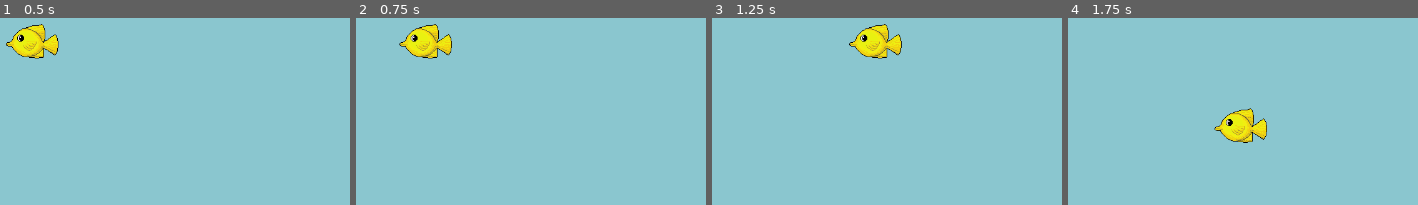
Above: before the commit, frames 1-4 (left to right).
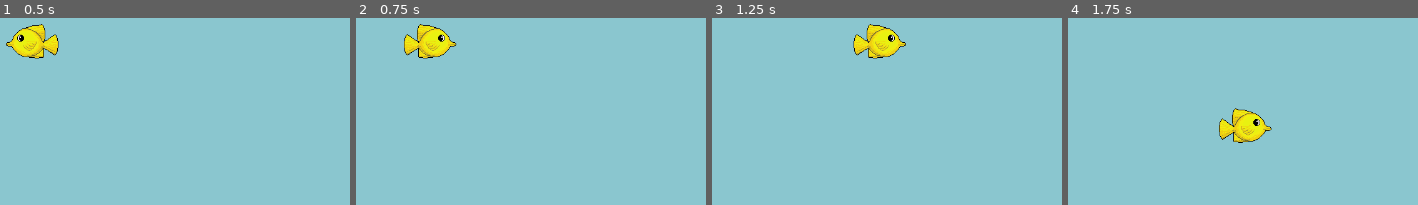
Above: after the commit, the same moments.

Repository: halldorr/FishAttack
Game: Godot game, scene res://scenes/game.tscn
The game is run twice, just before and just after one commit, with the same random seed, the same clock (stepped at 60 frames per second) and the same inputs.
Inputs:
- Up to frame 1 (0.5 s): no input
- Up to frame 2 (0.75 s): tap Enter at 0.5 s; hold D (Right) from 0.53 s (still down)
- Up to frame 3 (1.25 s): keep holding D (Right)
- Up to frame 4 (1.75 s): release D (Right) at 1.28 s; hold S (Down) from 1.28 s (still down)

Frame 1 is identical in both runs. In frame 2, 1.4% of the frame differs, in the area x 12-29%, y 3-22%; in frame 3, 1.4%; in frame 4, 1.4%.

Commit message:
Update player script

Diff:
--- a/scenes/player.tscn
+++ b/scenes/player.tscn
@@ -1,14 +1,41 @@
 [gd_scene load_steps=4 format=3 uid="uid://wwboydmgewld"]
 
-[ext_resource type="Script" path="res://scenes/player.gd" id="1_dv1sn"]
 [ext_resource type="Texture2D" uid="uid://cfsjov4qc0jha" path="res://assets/fishy.png" id="1_mqhwa"]
+
+[sub_resource type="GDScript" id="GDScript_pb0uk"]
+script/source = "extends CharacterBody2D
+
+var speed = 300
+
+func _physics_process(_delta):
+	velocity = Vector2(0, 0)
+
+	if Input.is_action_pressed(\"Right\"):
+		$Sprite2D.flip_h = true
+		velocity.x = speed
+
+	if Input.is_action_pressed(\"Left\"):
+		$Sprite2D.flip_h = false
+		velocity.x = -speed
+
+	if Input.is_action_pressed(\"Up\"):
+		velocity.y = -speed
+
+	if Input.is_action_pressed(\"Down\"):
+		velocity.y = speed
+
+	move_and_slide()
+
+	var screenSize = get_viewport_rect().size
+	global_position = global_position.clamp(Vector2(0, 0), screenSize)
+"
 
 [sub_resource type="CapsuleShape2D" id="CapsuleShape2D_56py0"]
 radius = 29.0
 height = 78.0
 
 [node name="Player" type="CharacterBody2D"]
-script = ExtResource("1_dv1sn")
+script = SubResource("GDScript_pb0uk")
 
 [node name="Sprite2D" type="Sprite2D" parent="."]
 texture = ExtResource("1_mqhwa")
--- a/scenes/player.gd
+++ b/scripts/player.gd
@@ -6,9 +6,11 @@
 	velocity = Vector2(0, 0)
 
 	if Input.is_action_pressed("Right"):
+		$Sprite2D.flip_h = true
 		velocity.x = speed
 
 	if Input.is_action_pressed("Left"):
+		$Sprite2D.flip_h = false
 		velocity.x = -speed
 
 	if Input.is_action_pressed("Up"):
